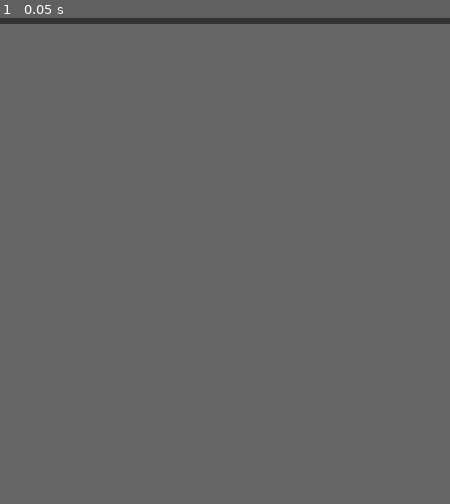
Above: before the commit, frame 1.
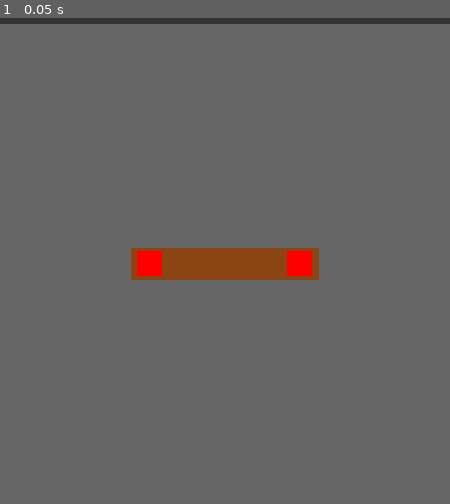
Above: after the commit, the same moment.

Repository: Simijaat/Game
Game: Godot game, scene res://Main.tscn
Two runs of this game, one before a commit and one after it. Both use one fixed random seed, a clock stepped at 60 frames per second and the inputs below.
Inputs:
- Up to frame 1 (0.05 s): no input

The runs differ from the first frame. In frame 1, 2.8% of the frame differs, in the area x 29-71%, y 47-54%.

Commit message:
Add core puzzle physics mechanics: pins and beam
Co-authored-by: Simijaat <191662305+Simijaat@users.noreply.github.com>

Diff:
--- /dev/null
+++ b/Beam.tscn
@@ -0,0 +1,17 @@
+[gd_scene load_steps=2 format=3 uid="uid://beamsceneid123"]
+
+[sub_resource type="RectangleShape2D" id="RectangleShape2D_1"]
+size = Vector2(300, 50)
+
+[node name="Beam" type="RigidBody2D"]
+mass = 5.0
+
+[node name="ColorRect" type="ColorRect" parent="."]
+offset_left = -150.0
+offset_top = -25.0
+offset_right = 150.0
+offset_bottom = 25.0
+color = Color(0.545, 0.271, 0.075, 1)
+
+[node name="CollisionShape2D" type="CollisionShape2D" parent="."]
+shape = SubResource("RectangleShape2D_1")
--- a/Main.tscn
+++ b/Main.tscn
@@ -1,4 +1,7 @@
-[gd_scene format=3 uid="uid://c34p4eox3c2r"]
+[gd_scene load_steps=3 format=3 uid="uid://c34p4eox3c2r"]
+
+[ext_resource type="PackedScene" uid="uid://pinsceneid123" path="res://Pin.tscn" id="1_pin"]
+[ext_resource type="PackedScene" uid="uid://beamsceneid123" path="res://Beam.tscn" id="2_beam"]
 
 [node name="Main" type="Control"]
 layout_mode = 3
@@ -28,3 +31,24 @@
 size_flags_vertical = 3
 size_flags_stretch_ratio = 0.6
 color = Color(0.4, 0.4, 0.4, 1)
+
+[node name="PhysicsCenter" type="Node2D" parent="VBoxContainer/PuzzleBoard"]
+position = Vector2(360, 384)
+
+[node name="Beam" parent="VBoxContainer/PuzzleBoard/PhysicsCenter" instance=ExtResource("2_beam")]
+
+[node name="PinLeft" parent="VBoxContainer/PuzzleBoard/PhysicsCenter" instance=ExtResource("1_pin")]
+position = Vector2(-120, 0)
+
+[node name="PinRight" parent="VBoxContainer/PuzzleBoard/PhysicsCenter" instance=ExtResource("1_pin")]
+position = Vector2(120, 0)
+
+[node name="PinJointLeft" type="PinJoint2D" parent="VBoxContainer/PuzzleBoard/PhysicsCenter"]
+position = Vector2(-120, 0)
+node_a = NodePath("../PinLeft")
+node_b = NodePath("../Beam")
+
+[node name="PinJointRight" type="PinJoint2D" parent="VBoxContainer/PuzzleBoard/PhysicsCenter"]
+position = Vector2(120, 0)
+node_a = NodePath("../PinRight")
+node_b = NodePath("../Beam")
--- /dev/null
+++ b/Pin.gd
@@ -0,0 +1,7 @@
+extends StaticBody2D
+
+func _on_area_2d_input_event(viewport: Node, event: InputEvent, shape_idx: int) -> void:
+	if event is InputEventMouseButton and event.pressed and event.button_index == MOUSE_BUTTON_LEFT:
+		queue_free()
+	elif event is InputEventScreenTouch and event.pressed:
+		queue_free()
--- /dev/null
+++ b/Pin.tscn
@@ -0,0 +1,26 @@
+[gd_scene load_steps=3 format=3 uid="uid://pinsceneid123"]
+
+[ext_resource type="Script" path="res://Pin.gd" id="1_script"]
+
+[sub_resource type="RectangleShape2D" id="RectangleShape2D_1"]
+size = Vector2(40, 40)
+
+[node name="Pin" type="StaticBody2D"]
+script = ExtResource("1_script")
+
+[node name="ColorRect" type="ColorRect" parent="."]
+offset_left = -20.0
+offset_top = -20.0
+offset_right = 20.0
+offset_bottom = 20.0
+color = Color(1, 0, 0, 1)
+
+[node name="CollisionShape2D" type="CollisionShape2D" parent="."]
+shape = SubResource("RectangleShape2D_1")
+
+[node name="Area2D" type="Area2D" parent="."]
+
+[node name="CollisionShape2D" type="CollisionShape2D" parent="Area2D"]
+shape = SubResource("RectangleShape2D_1")
+
+[connection signal="input_event" from="Area2D" to="." method="_on_area_2d_input_event"]
--- a/project.godot
+++ b/project.godot
@@ -26,3 +26,7 @@
 
 textures/default_filters/generate_mipmaps=false
 renderer/rendering_method="mobile"
+
+[input_devices]
+
+pointing/emulate_touch_from_mouse=true
